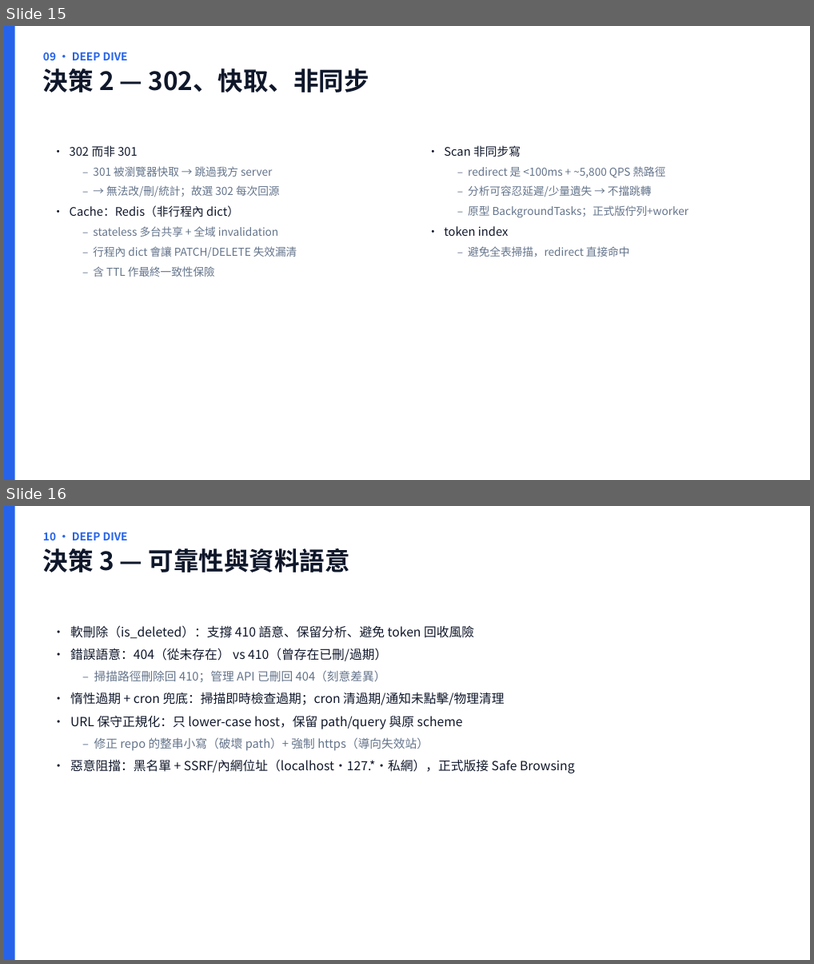
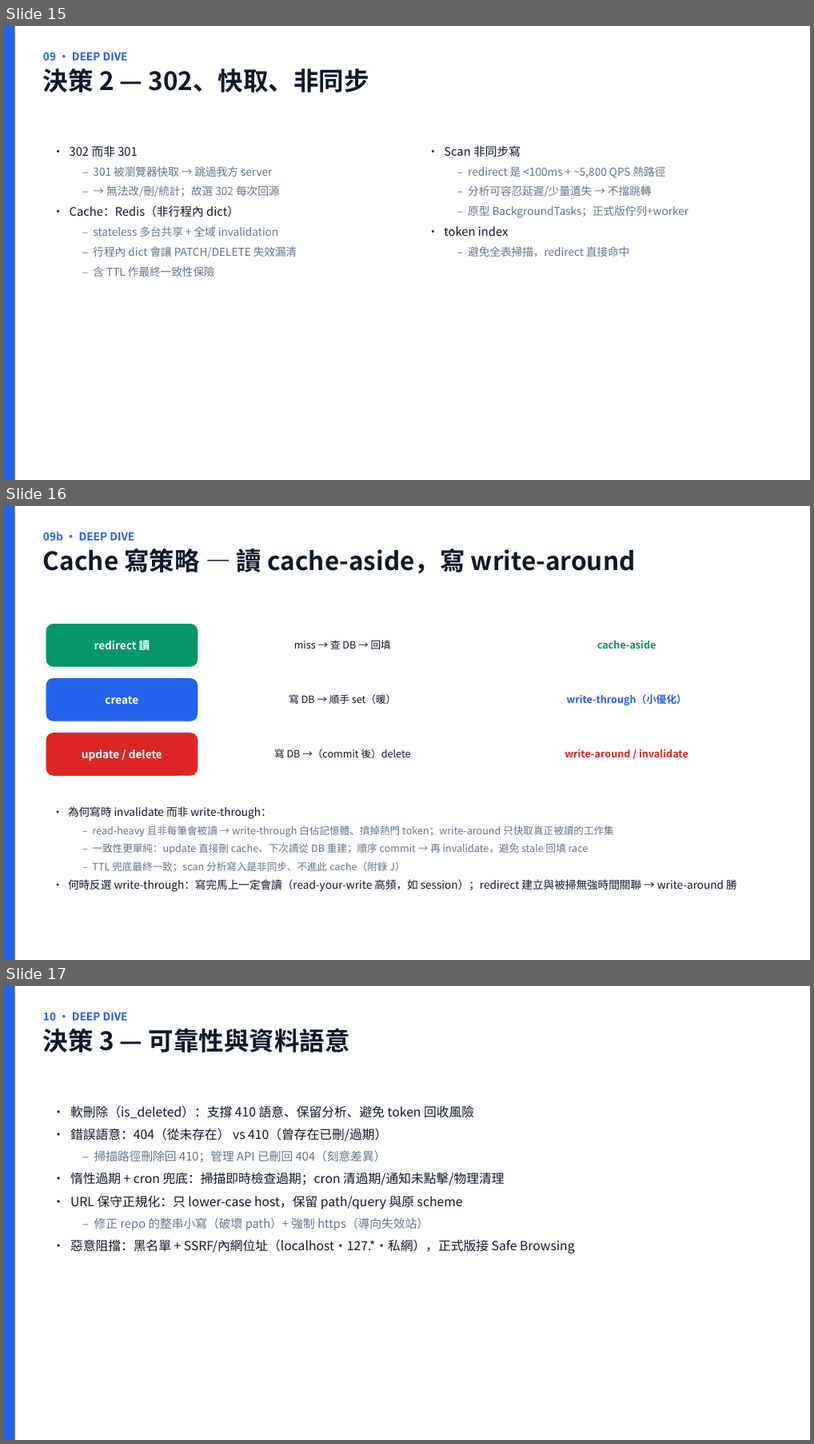
Before and after one commit to scolley31/system-design-demo, a slide deck: QR Code Generator/QR_Code_Generator.pptx. Shown one above the other, each under a label of ours: slides 15 and 16 before the commit, slides 15, 16 and 17 after it. The pictures are 814x964 and 814x1444 pixels, drawn with LibreOffice and Linux fonts; fonts in the diff are those of the drawing. Boxes give left, top, right and bottom in pixels: in the first picture for what was removed or moved away, otherwise in the second. Text is boxed around its words. In the diff, an @@ line names an element or a change of style, - is before the commit and + after.

Commit message:
Cache 寫策略: DESIGN 第7題 + PPT 新增 09b 頁 (cache-aside 讀 + write-around/invalidate 寫) [skip ci]

```diff
--- a/QR Code Generator/QR_Code_Generator.pptx
+++ b/QR Code Generator/QR_Code_Generator.pptx
@@ slide 16 added at (4,506,810,960), background #FFFFFF @@
@@ rectangle added at (4,506,15,960), fill #2563EB @@
@@ text added at (43,532,636,577), 30 pt, text #0F172A, bold @@
+09b · DEEP DIVE
+Cache 寫策略 — 讀 cache-aside，寫 write-around
@@ rounded rectangle added at (46,624,198,666), fill #059669, outline #059669 0.75 pt, 13 pt, text #FFFFFF, bold @@
+redirect 讀
@@ rounded rectangle added at (206,624,479,666), fill #FFFFFF, outline #FFFFFF 0.75 pt, 12 pt, text #0F172A @@
+miss → 查 DB → 回填
@@ rounded rectangle added at (488,624,766,666), fill #FFFFFF, outline #FFFFFF 0.75 pt, 12 pt, text #059669, bold @@
+cache-aside
@@ rounded rectangle added at (46,679,198,720), fill #2563EB, outline #2563EB 0.75 pt, 13 pt, text #FFFFFF, bold @@
+create
@@ rounded rectangle added at (206,679,479,720), fill #FFFFFF, outline #FFFFFF 0.75 pt, 12 pt, text #0F172A @@
+寫 DB → 順手 set（暖）
@@ rounded rectangle added at (488,679,766,720), fill #FFFFFF, outline #FFFFFF 0.75 pt, 12 pt, text #2563EB, bold @@
+write-through（小優化）
@@ rounded rectangle added at (46,733,198,776), fill #DC2626, outline #DC2626 0.75 pt, 13 pt, text #FFFFFF, bold @@
+update / delete
@@ rounded rectangle added at (206,733,479,776), fill #FFFFFF, outline #FFFFFF 0.75 pt, 12 pt, text #0F172A @@
+寫 DB →（commit 後）delete
@@ rounded rectangle added at (488,733,766,776), fill #FFFFFF, outline #FFFFFF 0.75 pt, 12 pt, text #DC2626, bold @@
+write-around / invalidate
@@ text added at (68,806,738,892), 12 pt, text #64748B @@
+• 為何寫時 invalidate 而非 write-through：
+  – read-heavy 且非每筆會被讀 → write-through 白佔記憶體、擠掉熱門 token；write-around 只快取真正被讀的工作集
+  – 一致性更單純：update 直接刪 cache、下次讀從 DB 重建；順序 commit → 再 invalidate，避免 stale 回填 race
+  – TTL 兜底最終一致；scan 分析寫入是非同步、不進此 cache（附錄 J）
+• 何時反選 write-through：寫完馬上一定會讀（read-your-write 高頻，如 session）；redirect 建立與被掃無強時間關聯 → write-around 勝
@@ what was slide 16 is now slide 17 @@
```
Also in this commit, not shown: 2 other files.
